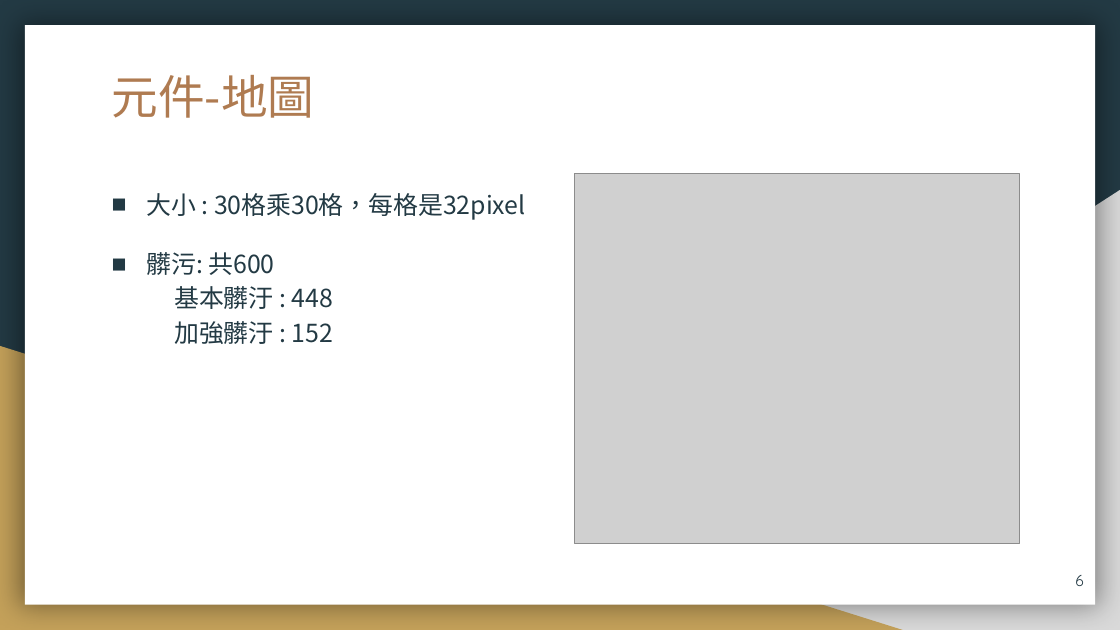
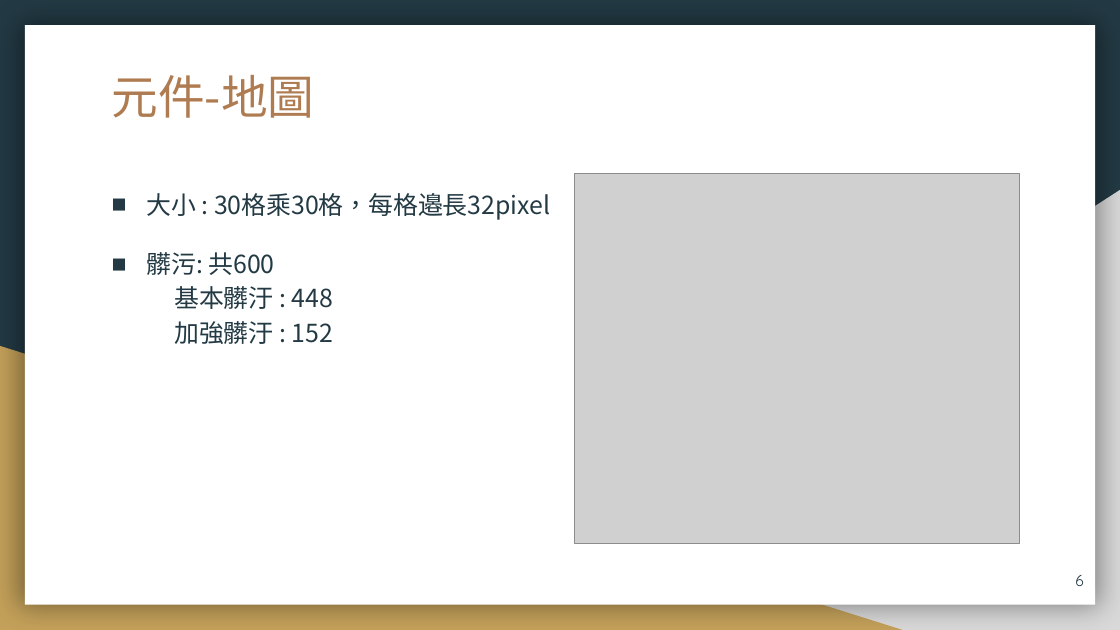
Before and after one commit to 106971001/AI, a slide deck: slide 6 of AI_Filnal_ppt.pptx. Drawn at 1120x630 pixels with LibreOffice and Linux fonts; fonts in the diff are those of the drawing; grey boxes stand for pictures. Boxes give left, top, right and bottom in pixels: in the first picture for what was removed or moved away, otherwise in the second. Text is boxed around its words. In the diff, an @@ line names an element or a change of style, - is before the commit and + after.

```diff
--- a/AI_Filnal_ppt.pptx
+++ b/AI_Filnal_ppt.pptx
@@ text at box(147, 193, 550, 220): text changed @@
-■ 大小 : 30格乘30格，每格是32pixel
+■ 大小 : 30格乘30格，每格邉長32pixel
```
Also in this commit, not shown: 2 other slides changed, 2 slides added, 5 other files.
